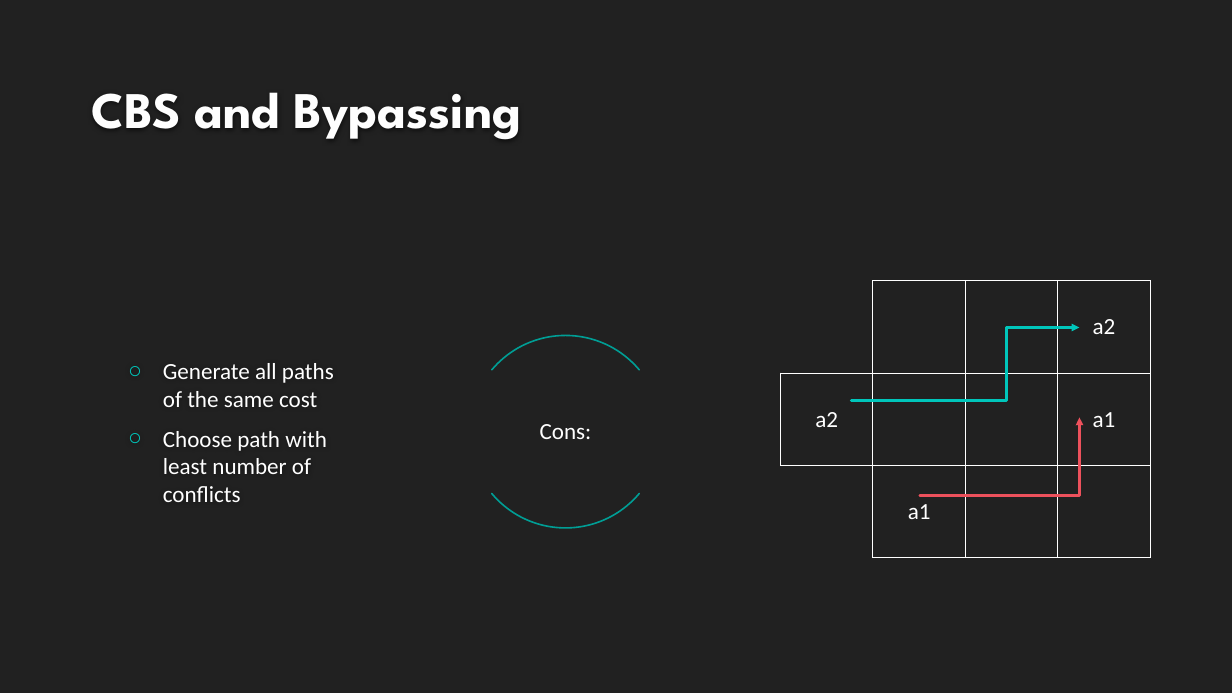
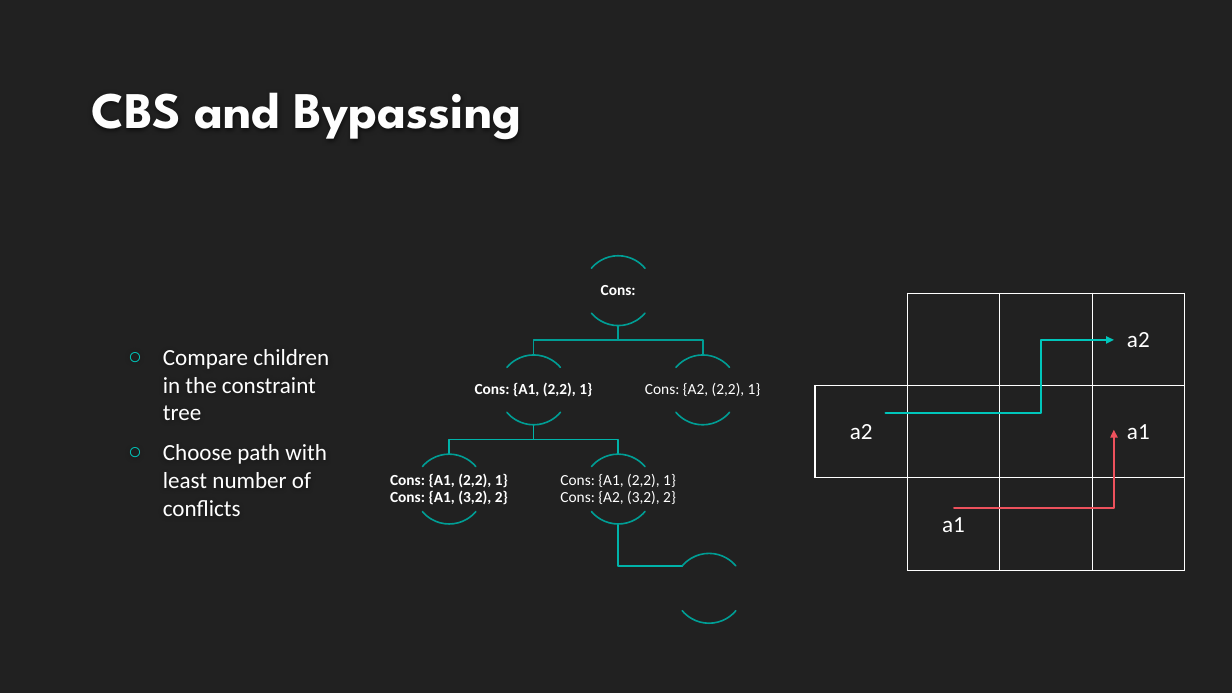
Before and after one commit to VikingDai/Honours-MAPF, a slide deck: slide 28 of Documents/Intermediate Presentation/NewPresentation.pptx. Drawn at 1232x693 pixels with LibreOffice and Linux fonts; fonts in the diff are those of the drawing; background and template pictures are left out. Boxes give left, top, right and bottom in pixels: in the first picture for what was removed or moved away, otherwise in the second. Text is boxed around its words. In the diff, an @@ line names an element or a change of style, - is before the commit and + after.

Commit message:
Updated presentation

```diff
--- a/Documents/Intermediate Presentation/NewPresentation.pptx
+++ b/Documents/Intermediate Presentation/NewPresentation.pptx
@@ text "Cons:": place and size @@
-text "Cons:" at (540, 424, 592, 439)
+text "Cons:" at (601, 285, 636, 295)
@@ text "Cons:" at (601, 285, 636, 295): size 18 to 12 pt, bold on; less space between paragraphs @@
@@ text at (163, 349, 329, 420): text changed @@
-○ Generate all paths of the same cost
+○ Compare children in the constraint tree
@@ arc (boxed as its full ellipse): place and size @@
-arc (boxed as its full ellipse) at (470, 335, 662, 528)
+arc (boxed as its full ellipse) at (499, 355, 569, 425)
@@ arc (boxed as its full ellipse): place and size @@
-arc (boxed as its full ellipse) at (470, 335, 662, 528)
+arc (boxed as its full ellipse) at (499, 355, 569, 425)
@@ group added at (390, 256, 761, 624): 10 arc (boxed as its full ellipse)s, 5 freeform shapes, 4 texts @@
+Cons: {A1, (2,2), 1}
+Cons: {A1, (2,2), 1} Cons: {A1, (3,2), 2}
+Cons: {A1, (2,2), 1} Cons: {A2, (3,2), 2}
+Cons: {A2, (2,2), 1}
@@ 2 elbow arrows, 1 table: place and size @@
-2 elbow arrows, 1 table at (781, 281, 1151, 558)
+2 elbow arrows, 1 table at (815, 293, 1185, 570)
```
Also in this commit, not shown: 11 other slides changed, 1 slide added, 1 slide removed.
